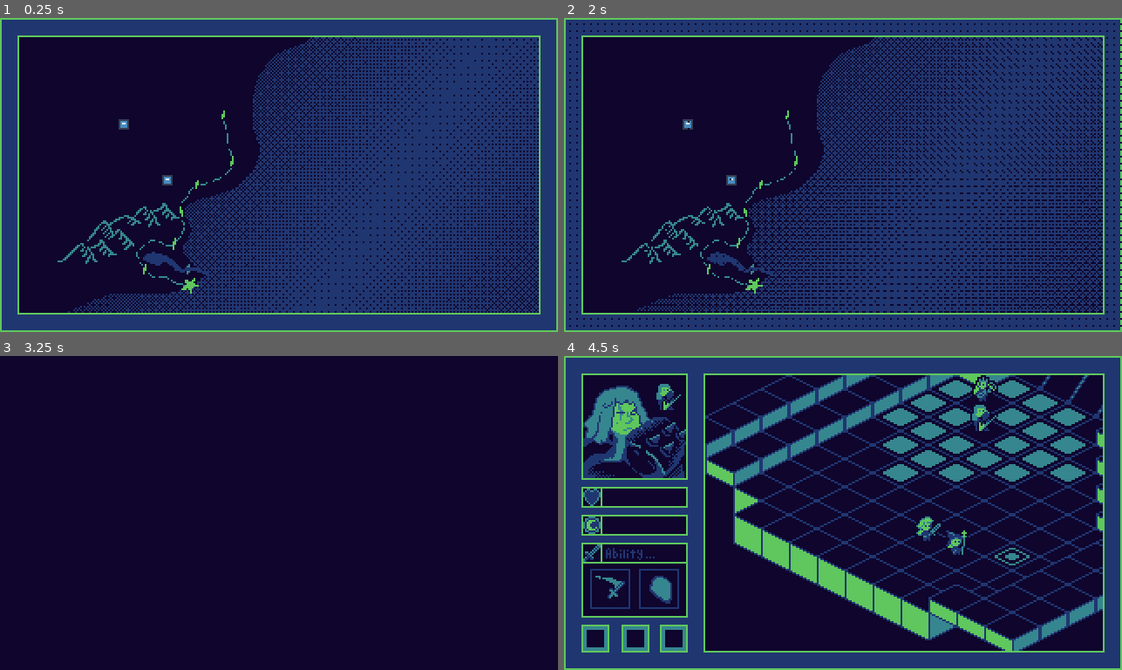
Above: before the commit, frames 1-4 (two rows, left to right).
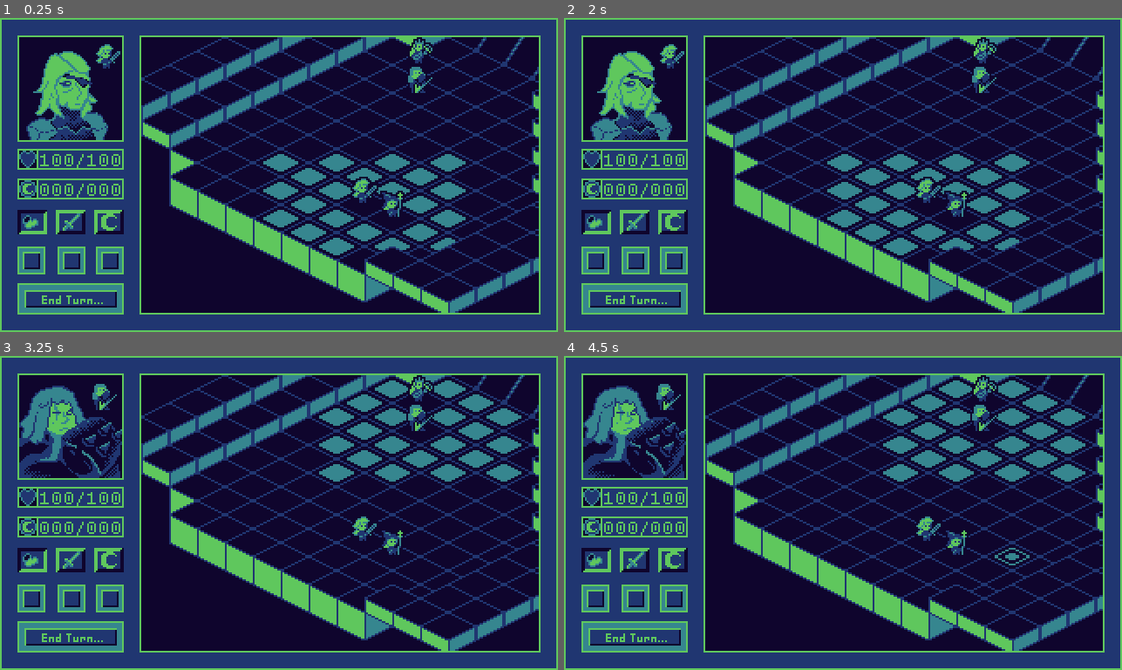
Above: after the commit, the same moments.

Repository: NoahLPoteat/CapstoneProject
Game: Godot game, scene res://src/gameplay/prototypes/game_prototype.tscn
Same seed, same stepped clock (60 frames per second), same inputs: the game is played once before the commit and once after it. The engine's default icon, where the game draws it, is replaced by a stand-in: a white triangle on a blue panel in a dark square.
Inputs (mouse positions are in pixels of both pictures, inside the frame that each line leads up to):
- Up to frame 1 (0.25 s): no input
- Up to frame 2 (2 s): tap Enter at 0.5 s; move the mouse to (686, 124) at 0.52 s; click (686, 124) at 0.67 s; move the mouse to (731, 181) at 1.27 s; click (731, 181) at 1.42 s
- Up to frame 3 (3.25 s): move the mouse to (334, 443) at 2.02 s; click (334, 443) at 2.17 s; tap Space (debug_turn_skip) at 2.75 s; move the mouse to (251, 575) at 2.77 s; click (251, 575) at 2.92 s
- Up to frame 4 (4.5 s): move the mouse to (1010, 560) at 3.52 s; click (1010, 560) at 3.67 s; tap Enter at 4.25 s; move the mouse to (675, 465) at 4.27 s; click (675, 465) at 4.42 s

The runs differ from the first frame. In frame 1, 57% of the frame differs, in the area x 3-97%, y 5-95%; in frame 2, 56%; in frame 3, 53%; in frame 4, 7.2%.

Commit message:
GUI and Mouse Update
Prettied up the GUI and implemented mouse / screen only controls

Diff:
--- /dev/null
+++ b/Project/assets/fonts&labels/PixelLabelSettings.tres
@@ -0,0 +1,8 @@
+[gd_resource type="LabelSettings" load_steps=2 format=3 uid="uid://ccfs6ugu3pcqr"]
+
+[ext_resource type="FontFile" uid="uid://dmlw1g48os6em" path="res://assets/fonts&labels/dogicapixel.ttf" id="1_jblaw"]
+
+[resource]
+font = ExtResource("1_jblaw")
+font_size = 8
+font_color = Color(0.37254903, 0.78039217, 0.3647059, 1)
--- /dev/null
+++ b/Project/src/gameplay/prototypes/active_unit_button_ctr.gd
@@ -0,0 +1,57 @@
+class_name UnitButton extends Control
+signal button_pressed(choice: BUTTON_CHOICE)
+
+@onready var abiBut: TextureRect = $AbilityButtonUp
+@onready var strBut: TextureRect = $StrikeButtonUp
+@onready var movBut: TextureRect = $MoveButtonUp
+
+enum BUTTON_CHOICE {
+	ABILITY,
+	STRIKE,
+	MOVEMENT
+}
+
+func update(x: BattleScreen.TURN_STATES):
+	match x:
+		BattleScreen.TURN_STATES.MOVING:
+			_update(BUTTON_CHOICE.MOVEMENT)
+		BattleScreen.TURN_STATES.STRIKING:
+			_update(BUTTON_CHOICE.STRIKE)
+		BattleScreen.TURN_STATES.ABILITY:
+			_update(BUTTON_CHOICE.ABILITY)
+
+#Hide buttonUp for the button we want down
+func _update(choice: BUTTON_CHOICE):
+
+	match choice:
+		BUTTON_CHOICE.MOVEMENT:
+			abiBut.visible = true
+			strBut.visible = true
+			movBut.visible = false
+		BUTTON_CHOICE.ABILITY:
+			abiBut.visible = false
+			strBut.visible = true
+			movBut.visible = true
+		BUTTON_CHOICE.STRIKE:
+			abiBut.visible = true
+			strBut.visible = false
+			movBut.visible = true
+		_:
+			abiBut.visible = true
+			strBut.visible = true
+			movBut.visible = true
+
+
+func _on_mov_but_detec_input_event(viewport: Node, event: InputEvent, shape_idx: int) -> void:
+	if event is InputEventMouseButton and event:
+		button_pressed.emit(BUTTON_CHOICE.MOVEMENT)
+
+
+func _on_str_but_detect_input_event(viewport: Node, event: InputEvent, shape_idx: int) -> void:
+	if event is InputEventMouseButton:
+		button_pressed.emit(BUTTON_CHOICE.STRIKE)
+
+
+func _on_abi_but_detec_input_event(viewport: Node, event: InputEvent, shape_idx: int) -> void:
+	if event is InputEventMouseButton:
+		button_pressed.emit(BUTTON_CHOICE.ABILITY)
--- a/Project/src/gameplay/prototypes/battle_gui.gd
+++ b/Project/src/gameplay/prototypes/battle_gui.gd
@@ -1,6 +1,12 @@
 extends Control
 
 @onready var portrait_gui: TextureRect = $Portrait
+@onready var movement_left_display: Control = $MovementLeftDis
+@onready var health_label: Label = $HealthLabel
+@onready var active_button: Control = $ActiveUnitButtonCtr
 
-func update_gui(new_char: UnitBase):
+func update_gui(new_char: UnitBase, battle_phase: BattleScreen.BATTLE_PHASES, turn_state: BattleScreen.TURN_STATES):
 	portrait_gui.texture = new_char.portrait_texture
+	movement_left_display.update(new_char.movement_left)
+	health_label.text = str(new_char.health) + "/" + str(new_char.max_health)
+	active_button.update(turn_state)
--- a/Project/src/gameplay/prototypes/battle_map_controller.gd
+++ b/Project/src/gameplay/prototypes/battle_map_controller.gd
@@ -1,6 +1,6 @@
 class_name BattleMapControl extends Node2D
 signal turn_changed()
-signal update_gui()
+signal update_gui(unit: UnitBase)
 
 var nav_sys = AStar2D.new()
 
@@ -65,6 +65,9 @@
 			unit.position = to_pos_local -  - Vector2(0, -8)
 
 			unit.movement_left -= dist
+
+			if not dist_override:
+				update_gui.emit()
 
 
 enum atlas_enum {
--- a/Project/src/gameplay/prototypes/battle_screen_controller.gd
+++ b/Project/src/gameplay/prototypes/battle_screen_controller.gd
@@ -4,10 +4,20 @@
 @onready var battle_map_controller: BattleMapControl = $SubViewportContainer/SubViewport/BattleMapController
 @onready var overlay_node: Control = $BattleGUI
 
+enum BATTLE_PHASES{
+	NONE,
+	PLACEMENT,
+	ALLY_TURN,
+	ENEMY_TURN,
+	END_SCREEN
+}
+
+var current_battle_phase: BATTLE_PHASES
+
 enum TURN_STATES {
 	MOVING,
-	ATTACKING,
-	END_IDLE
+	STRIKING,
+	ABILITY
 }
 
 ##Used solely for checking if mouse input is in the subviewport
@@ -37,7 +47,7 @@
 
 			for tile in old_tiles:
 				battle_map_controller.highlight_tile(battle_map_controller.atlas_enum.DEF, tile, true)
-
+			old_tiles = []
 			var moves_left = current_unit.movement_left
 			##Highlight tiles based on units available spaces left
 			for x in range(moves_left * -1, moves_left + 1):
@@ -49,12 +59,21 @@
 						old_tiles.append(to_pos)
 
 
-		TURN_STATES.ATTACKING:
-			##Get ability unit is attempting to use / active and highlight
-			##	valid target tiles
-			pass
-		TURN_STATES.END_IDLE:
-			##if unit enemy, maybe way a second then end turn :)
+		TURN_STATES.STRIKING:
+			##Cover tiles valid in current units strike distance
+			##	Use similar structure to the moving tiles (but different atl)
+			##Mouse Detection in lower node will be handling finer details
+			for tile in old_tiles:
+				battle_map_controller.highlight_tile(battle_map_controller.atlas_enum.DEF, tile, true)
+			old_tiles = []
+
+			pass
+		TURN_STATES.ABILITY:
+			## Get units current chosen ability, mark all tiles in range
+			for tile in old_tiles:
+				battle_map_controller.highlight_tile(battle_map_controller.atlas_enum.DEF, tile, true)
+			old_tiles = []
+
 			pass
 		_:
 			pass
@@ -73,6 +92,8 @@
 			##Change them each to the atl coord of the moveable tile
 
 
+			pass
+		_:
 			pass
 
 func state_left(old_state: TURN_STATES):
@@ -117,16 +138,24 @@
 	if event is InputEventMouse:
 		var pos = event.global_position
 		if sub_view_rect.has_point(pos) and self.visible:
-			if event is InputEventMouseButton:
-				battle_map_controller.attempt_move_unit(pos, current_unit)
-
-			elif event is InputEventMouseMotion:
+			match current_state:
+				TURN_STATES.MOVING:
+					if event is InputEventMouseButton:
+						battle_map_controller.attempt_move_unit(pos, current_unit)
+				TURN_STATES.STRIKING:
+					pass
+				TURN_STATES.ABILITY:
+					pass
+				_:
+					pass
+
+			if event is InputEventMouseMotion:
 				battle_map_controller.hovering_tile(pos)
 
 
 ##Updates the overlay GUI with the new unit data
 func update_gui():
-	overlay_node.update_gui(current_unit)
+	overlay_node.update_gui(current_unit, current_battle_phase, current_state)
 
 func next_turn():
 	#print("turn changed")
@@ -174,3 +203,31 @@
 
 func retrieve_units():
 	return battle_map_controller.get_units_arr()
+
+
+func _on_active_unit_button_ctr_button_pressed(choice: UnitButton.BUTTON_CHOICE) -> void:
+	match choice:
+		UnitButton.BUTTON_CHOICE.MOVEMENT:
+			if current_state == TURN_STATES.MOVING:
+				return
+			else:
+				change_unit_state(TURN_STATES.MOVING)
+				update_gui()
+		UnitButton.BUTTON_CHOICE.STRIKE:
+			if current_state == TURN_STATES.STRIKING:
+				return
+			else:
+				change_unit_state(TURN_STATES.STRIKING)
+				update_gui()
+		UnitButton.BUTTON_CHOICE.ABILITY:
+			if current_state == TURN_STATES.ABILITY:
+				return
+			else:
+				change_unit_state(TURN_STATES.ABILITY)
+				update_gui()
+		_:
+			pass
+
+
+func _on_end_turn_end_turn_button_pressed() -> void:
+	next_turn()
--- /dev/null
+++ b/Project/src/gameplay/prototypes/end_turn.gd
@@ -0,0 +1,21 @@
+extends Control
+signal end_turn_button_pressed()
+
+@onready var end_up: TextureRect = $EndUp
+
+var pressed: bool = false
+
+func _on_area_2d_input_event(viewport: Node, event: InputEvent, shape_idx: int) -> void:
+	if event is InputEventMouseButton:
+		if not pressed:
+			end_up.visible = false
+			end_turn_button_pressed.emit()
+			pressed = true
+		else:
+			end_up.visible = true
+			pressed = false
+
+
+func _on_area_2d_mouse_exited() -> void:
+	end_up.visible = true
+	pressed = false
--- a/Project/src/gameplay/prototypes/game_prototype.tscn
+++ b/Project/src/gameplay/prototypes/game_prototype.tscn
@@ -1,7 +1,6 @@
-[gd_scene load_steps=19 format=3 uid="uid://vyvnt6xkcn2d"]
+[gd_scene load_steps=35 format=3 uid="uid://vyvnt6xkcn2d"]
 
 [ext_resource type="Script" uid="uid://dsqrh11elmfx5" path="res://src/gameplay/prototypes/game.gd" id="1_4dq4k"]
-[ext_resource type="Texture2D" uid="uid://clt1e2g8xluai" path="res://assets/art/ui/battle_map_gui/BattleGUIFrame-Empty.png" id="2_utvfa"]
 [ext_resource type="Script" uid="uid://cyfqqttarqlg6" path="res://src/gameplay/prototypes/battle_screen_controller.gd" id="2_wyd14"]
 [ext_resource type="PackedScene" uid="uid://cu0oyqg0re8sc" path="res://src/gameplay/prototypes/battle_map_controller.tscn" id="2_yhlpg"]
 [ext_resource type="Texture2D" uid="uid://cxh3p0hntn5kn" path="res://assets/art/ui/world_map_gui/WorldMap_proto_inner.png" id="3_e6p4r"]
@@ -9,10 +8,31 @@
 [ext_resource type="Texture2D" uid="uid://b53aq5ur204uh" path="res://assets/art/ui/world_map_gui/WorldMap_proto_frame.png" id="4_r4dsk"]
 [ext_resource type="Script" uid="uid://bhu0m2jj72ojx" path="res://src/gameplay/prototypes/battle_gui.gd" id="4_r80b6"]
 [ext_resource type="Texture2D" uid="uid://bistwo6yjxmqh" path="res://icon.svg" id="5_mqqr1"]
+[ext_resource type="Texture2D" uid="uid://clwnq2p75x744" path="res://assets/art/ui/battle_map_gui/GUI Design Prototype BG.png" id="5_ooegf"]
 [ext_resource type="Script" uid="uid://0etskjq4ec44" path="res://src/gameplay/prototypes/map_node_controller.gd" id="5_qwj7d"]
 [ext_resource type="Script" uid="uid://b0p1qotwa48bv" path="res://src/gameplay/world_maps/map_node.gd" id="6_4dq4k"]
+[ext_resource type="LabelSettings" uid="uid://ccfs6ugu3pcqr" path="res://assets/fonts&labels/PixelLabelSettings.tres" id="6_dmcc4"]
+[ext_resource type="Script" uid="uid://djgiplfhdvyh3" path="res://src/gameplay/prototypes/movement_left_dis.gd" id="7_dmcc4"]
+[ext_resource type="Script" uid="uid://csyh78wqgu78n" path="res://src/gameplay/prototypes/active_unit_button_ctr.gd" id="7_yrn74"]
+[ext_resource type="Texture2D" uid="uid://l17dyuel7t7v" path="res://assets/art/ui/battle_map_gui/GUIMovementSelectNodeDown.png" id="8_00fvs"]
+[ext_resource type="Texture2D" uid="uid://cvjvfn3xo0jbn" path="res://assets/art/ui/battle_map_gui/GUIMovementLeftNodeDown.png" id="9_igv4w"]
+[ext_resource type="Texture2D" uid="uid://rtw8wietsedn" path="res://assets/art/ui/battle_map_gui/GUIMovementSelectNodeUp.png" id="9_p7w2p"]
 [ext_resource type="Shader" uid="uid://bvp114koaqxce" path="res://shaders/dither_trans.gdshader" id="10_3ykrj"]
+[ext_resource type="Texture2D" uid="uid://cc1b7xxubswau" path="res://assets/art/ui/battle_map_gui/GUIStrikeSelectNodeDown.png" id="10_iufsc"]
+[ext_resource type="Texture2D" uid="uid://bhtw1dj5g3jjy" path="res://assets/art/ui/battle_map_gui/GUIMovementLeftNodeUp.png" id="10_u71m5"]
 [ext_resource type="Script" uid="uid://dlakwuuc8rn70" path="res://src/gameplay/prototypes/transition_node.gd" id="10_yhlpg"]
+[ext_resource type="Texture2D" uid="uid://ch55vtkgv4jly" path="res://assets/art/ui/battle_map_gui/GUIStrikeSelectNodeUp.png" id="11_kc0fq"]
+[ext_resource type="Texture2D" uid="uid://b0pgvv2da6nqn" path="res://assets/art/ui/battle_map_gui/GUIAbilitySelectNodeDown.png" id="12_h14kp"]
+[ext_resource type="Texture2D" uid="uid://cnpt5ovr5lfqd" path="res://assets/art/ui/battle_map_gui/GUIAbilitySelectNodeUp.png" id="13_bhsri"]
+[ext_resource type="Texture2D" uid="uid://622v3iyoy0yj" path="res://assets/art/ui/battle_map_gui/GUIEndTurnButtonDown.png" id="17_iufsc"]
+[ext_resource type="Script" uid="uid://b0yty6v8jxua6" path="res://src/gameplay/prototypes/end_turn.gd" id="17_kc0fq"]
+[ext_resource type="Texture2D" uid="uid://co51310qlvewy" path="res://assets/art/ui/battle_map_gui/GUIEndTurnButtonUp.png" id="18_kc0fq"]
+
+[sub_resource type="RectangleShape2D" id="RectangleShape2D_00fvs"]
+size = Vector2(17, 14)
+
+[sub_resource type="RectangleShape2D" id="RectangleShape2D_h14kp"]
+size = Vector2(59, 16)
 
 [sub_resource type="PackedScene" id="PackedScene_yhlpg"]
 
@@ -45,7 +65,6 @@
 script = ExtResource("1_4dq4k")
 
 [node name="BattleScreenController" type="Control" parent="Game"]
-visible = false
 layout_mode = 1
 anchors_preset = 15
 anchor_right = 1.0
@@ -84,7 +103,7 @@
 handle_input_locally = false
 canvas_item_default_texture_filter = 0
 size = Vector2i(228, 158)
-render_target_update_mode = 0
+render_target_update_mode = 4
 
 [node name="BattleMapController" parent="Game/BattleScreenController/SubViewportContainer/SubViewport" instance=ExtResource("2_yhlpg")]
 
@@ -105,7 +124,7 @@
 anchor_bottom = 1.0
 grow_horizontal = 2
 grow_vertical = 2
-texture = ExtResource("2_utvfa")
+texture = ExtResource("5_ooegf")
 
 [node name="Portrait" type="TextureRect" parent="Game/BattleScreenController/BattleGUI"]
 layout_mode = 0
@@ -114,7 +133,193 @@
 offset_right = 70.0
 offset_bottom = 70.0
 
+[node name="HealthLabel" type="Label" parent="Game/BattleScreenController/BattleGUI"]
+layout_mode = 0
+offset_left = 22.0
+offset_top = 77.0
+offset_right = 70.0
+offset_bottom = 87.0
+mouse_filter = 1
+text = "000/000"
+label_settings = ExtResource("6_dmcc4")
+vertical_alignment = 1
+clip_text = true
+
+[node name="SyzygiamLabel" type="Label" parent="Game/BattleScreenController/BattleGUI"]
+layout_mode = 0
+offset_left = 22.0
+offset_top = 94.0
+offset_right = 70.0
+offset_bottom = 104.0
+mouse_filter = 1
+text = "000/000"
+label_settings = ExtResource("6_dmcc4")
+vertical_alignment = 1
+
+[node name="ActiveUnitButtonCtr" type="Control" parent="Game/BattleScreenController/BattleGUI"]
+anchors_preset = 0
+offset_right = 40.0
+offset_bottom = 40.0
+mouse_filter = 1
+script = ExtResource("7_yrn74")
+
+[node name="MoveButtonDown" type="TextureRect" parent="Game/BattleScreenController/BattleGUI/ActiveUnitButtonCtr"]
+layout_mode = 0
+offset_left = 10.0
+offset_top = 110.0
+offset_right = 27.0
+offset_bottom = 124.0
+texture = ExtResource("8_00fvs")
+
+[node name="MoveButtonUp" type="TextureRect" parent="Game/BattleScreenController/BattleGUI/ActiveUnitButtonCtr"]
+layout_mode = 0
+offset_left = 10.0
+offset_top = 110.0
+offset_right = 27.0
+offset_bottom = 124.0
+texture = ExtResource("9_p7w2p")
+
+[node name="MovButDetec" type="Area2D" parent="Game/BattleScreenController/BattleGUI/ActiveUnitButtonCtr"]
+position = Vector2(10, 110)
+
+[node name="CollisionShape2D" type="CollisionShape2D" parent="Game/BattleScreenController/BattleGUI/ActiveUnitButtonCtr/MovButDetec"]
+position = Vector2(8.5, 7)
+shape = SubResource("RectangleShape2D_00fvs")
+
+[node name="StrikeButtonDown" type="TextureRect" parent="Game/BattleScreenController/BattleGUI/ActiveUnitButtonCtr"]
+layout_mode = 0
+offset_left = 32.0
+offset_top = 110.0
+offset_right = 49.0
+offset_bottom = 124.0
+texture = ExtResource("10_iufsc")
+
+[node name="StrikeButtonUp" type="TextureRect" parent="Game/BattleScreenController/BattleGUI/ActiveUnitButtonCtr"]
+layout_mode = 0
+offset_left = 32.0
+offset_top = 110.0
+offset_right = 49.0
+offset_bottom = 124.0
+texture = ExtResource("11_kc0fq")
+
+[node name="StrButDetect" type="Area2D" parent="Game/BattleScreenController/BattleGUI/ActiveUnitButtonCtr"]
+position = Vector2(32, 110)
+
+[node name="CollisionShape2D" type="CollisionShape2D" parent="Game/BattleScreenController/BattleGUI/ActiveUnitButtonCtr/StrButDetect"]
+position = Vector2(8.5, 7)
+shape = SubResource("RectangleShape2D_00fvs")
+
+[node name="AbilityButtonDown" type="TextureRect" parent="Game/BattleScreenController/BattleGUI/ActiveUnitButtonCtr"]
+layout_mode = 0
+offset_left = 54.0
+offset_top = 110.0
+offset_right = 71.0
+offset_bottom = 124.0
+texture = ExtResource("12_h14kp")
+
+[node name="AbilityButtonUp" type="TextureRect" parent="Game/BattleScreenController/BattleGUI/ActiveUnitButtonCtr"]
+layout_mode = 0
+offset_left = 54.0
+offset_top = 110.0
+offset_right = 71.0
+offset_bottom = 124.0
+texture = ExtResource("13_bhsri")
+
+[node name="AbiButDetec" type="Area2D" parent="Game/BattleScreenController/BattleGUI/ActiveUnitButtonCtr"]
+position = Vector2(54, 110)
+
+[node name="CollisionShape2D" type="CollisionShape2D" parent="Game/BattleScreenController/BattleGUI/ActiveUnitButtonCtr/AbiButDetec"]
+position = Vector2(8.5, 7)
+shape = SubResource("RectangleShape2D_00fvs")
+
+[node name="MovementLeftDis" type="Control" parent="Game/BattleScreenController/BattleGUI"]
+layout_mode = 1
+anchors_preset = 15
+anchor_right = 1.0
+anchor_bottom = 1.0
+offset_left = 10.0
+offset_top = 131.0
+offset_right = -249.0
+offset_bottom = -33.0
+grow_horizontal = 2
+grow_vertical = 2
+mouse_filter = 1
+script = ExtResource("7_dmcc4")
+
+[node name="MovePanelDown1" type="TextureRect" parent="Game/BattleScreenController/BattleGUI/MovementLeftDis"]
+layout_mode = 0
+offset_right = 16.0
+offset_bottom = 16.0
+texture = ExtResource("9_igv4w")
+expand_mode = 1
+
+[node name="MovePanelUp1" type="TextureRect" parent="Game/BattleScreenController/BattleGUI/MovementLeftDis"]
+layout_mode = 0
+offset_right = 16.0
+offset_bottom = 16.0
+texture = ExtResource("10_u71m5")
+expand_mode = 1
+
+[node name="MovePanelDown2" type="TextureRect" parent="Game/BattleScreenController/BattleGUI/MovementLeftDis"]
+layout_mode = 0
+offset_left = 23.0
+offset_right = 39.0
+offset_bottom = 16.0
+texture = ExtResource("9_igv4w")
+expand_mode = 1
+
+[node name="MovePanelUp2" type="TextureRect" parent="Game/BattleScreenController/BattleGUI/MovementLeftDis"]
+layout_mode = 0
+offset_left = 23.0
+offset_right = 39.0
+offset_bottom = 16.0
+texture = ExtResource("10_u71m5")
+expand_mode = 1
+
+[node name="MovePanelDown3" type="TextureRect" parent="Game/BattleScreenController/BattleGUI/MovementLeftDis"]
+layout_mode = 0
+offset_left = 45.0
+offset_right = 61.0
+offset_bottom = 16.0
+texture = ExtResource("9_igv4w")
+expand_mode = 1
+
+[node name="MovePanelUp3" type="TextureRect" parent="Game/BattleScreenController/BattleGUI/MovementLeftDis"]
+layout_mode = 0
+offset_left = 45.0
+offset_right = 61.0
+offset_bottom = 16.0
+texture = ExtResource("10_u71m5")
+expand_mode = 1
+
+[node name="EndTurn" type="Control" parent="Game/BattleScreenController/BattleGUI"]
+anchors_preset = 0
+offset_left = 10.0
+offset_top = 152.0
+offset_right = 71.0
+offset_bottom = 170.0
+script = ExtResource("17_kc0fq")
+
+[node name="EndDown" type="TextureRect" parent="Game/BattleScreenController/BattleGUI/EndTurn"]
+layout_mode = 0
+offset_right = 61.0
+offset_bottom = 18.0
+texture = ExtResource("17_iufsc")
+
+[node name="EndUp" type="TextureRect" parent="Game/BattleScreenController/BattleGUI/EndTurn"]
+layout_mode = 0
+offset_right = 61.0
+offset_bottom = 18.0
+texture = ExtResource("18_kc0fq")
+
+[node name="Area2D" type="Area2D" parent="Game/BattleScreenController/BattleGUI/EndTurn"]
+
+[node name="CollisionShape2D" type="CollisionShape2D" parent="Game/BattleScreenController/BattleGUI/EndTurn/Area2D"]
+position = Vector2(30.5, 9)
+shape = SubResource("RectangleShape2D_h14kp")
+
 [node name="WorldMapController" type="Control" parent="Game"]
+visible = false
 layout_mode = 1
 anchors_preset = 15
 anchor_right = 1.0
@@ -209,6 +414,14 @@
 grow_vertical = 2
 texture = SubResource("GradientTexture2D_wyd14")
 
+[connection signal="update_gui" from="Game/BattleScreenController/SubViewportContainer/SubViewport/BattleMapController" to="Game/BattleScreenController" method="update_gui"]
+[connection signal="button_pressed" from="Game/BattleScreenController/BattleGUI/ActiveUnitButtonCtr" to="Game/BattleScreenController" method="_on_active_unit_button_ctr_button_pressed"]
+[connection signal="input_event" from="Game/BattleScreenController/BattleGUI/ActiveUnitButtonCtr/MovButDetec" to="Game/BattleScreenController/BattleGUI/ActiveUnitButtonCtr" method="_on_mov_but_detec_input_event"]
+[connection signal="input_event" from="Game/BattleScreenController/BattleGUI/ActiveUnitButtonCtr/StrButDetect" to="Game/BattleScreenController/BattleGUI/ActiveUnitButtonCtr" method="_on_str_but_detect_input_event"]
+[connection signal="input_event" from="Game/BattleScreenController/BattleGUI/ActiveUnitButtonCtr/AbiButDetec" to="Game/BattleScreenController/BattleGUI/ActiveUnitButtonCtr" method="_on_abi_but_detec_input_event"]
+[connection signal="end_turn_button_pressed" from="Game/BattleScreenController/BattleGUI/EndTurn" to="Game/BattleScreenController" method="_on_end_turn_end_turn_button_pressed"]
+[connection signal="input_event" from="Game/BattleScreenController/BattleGUI/EndTurn/Area2D" to="Game/BattleScreenController/BattleGUI/EndTurn" method="_on_area_2d_input_event"]
+[connection signal="mouse_exited" from="Game/BattleScreenController/BattleGUI/EndTurn/Area2D" to="Game/BattleScreenController/BattleGUI/EndTurn" method="_on_area_2d_mouse_exited"]
 [connection signal="map_node_clicked" from="Game/WorldMapController" to="Game" method="_on_world_map_controller_map_node_clicked"]
 [connection signal="node_clicked" from="Game/WorldMapController/MapNodeController" to="Game/WorldMapController" method="_on_map_node_controller_node_clicked"]
 [connection signal="input_event" from="Game/WorldMapController/MapNodeController/TestMapNode/ClickDetection" to="Game/WorldMapController/MapNodeController/TestMapNode" method="_on_click_detection_input_event"]
--- /dev/null
+++ b/Project/src/gameplay/prototypes/movement_left_dis.gd
@@ -0,0 +1,27 @@
+extends Control
+
+@onready var pan1: TextureRect = $MovePanelUp1
+@onready var pan2: TextureRect = $MovePanelUp2
+@onready var pan3: TextureRect = $MovePanelUp3
+func update(in_num: int):
+	match in_num:
+		0:
+			pan1.visible = false
+			pan2.visible = false
+			pan3.visible = false
+			return
+		1:
+			pan1.visible = true
+			pan2.visible = false
+			pan3.visible = false
+			return
+		2:
+			pan1.visible = true
+			pan2.visible = true
+			pan3.visible = false
+			return
+		_:
+			pan1.visible = true
+			pan2.visible = true
+			pan3.visible = true
+			return
--- a/Project/src/gameplay/units/unit.gd
+++ b/Project/src/gameplay/units/unit.gd
@@ -3,6 +3,7 @@
 @export var unit_name: String = "Enter Name..."
 @export var unit_class : UnitClass
 @export var portrait_texture: Texture2D
+@export var is_ally: bool
 
 var damage_mod: float = 1.0
 var hit_chance_mod: float = 1.0
@@ -14,10 +15,12 @@
 @export var starting_pos: Vector2i = Vector2i(0, 0)
 
 #stats determined by class
-var health: int = 0
-var mana: int = 0
-var mana_recovery: int = 0
-var movement_left: int = 3
+@export var health: int = 100
+@export var max_health: int = 100
+@export var mana: int = 0
+@export var mana_recovery: int = 0
+@export var movement_left: int = 3
+
 
 #For now each unit will just have a static sprite
 #	In the future I want them to be animated
Binary file added: Project/assets/art/ui/battle_map_gui/GUI Design Prototype BG.png
Not shown, added: Project/assets/art/ui/battle_map_gui/GUI Design Prototype BG.png.import
Binary file added: Project/assets/art/ui/battle_map_gui/GUIAbilitySelectNodeDown.png
Not shown, added: Project/assets/art/ui/battle_map_gui/GUIAbilitySelectNodeDown.png.import
Binary file added: Project/assets/art/ui/battle_map_gui/GUIAbilitySelectNodeUp.png
Not shown, added: Project/assets/art/ui/battle_map_gui/GUIAbilitySelectNodeUp.png.import
Binary file added: Project/assets/art/ui/battle_map_gui/GUIEndTurnButtonDown.png
Not shown, added: Project/assets/art/ui/battle_map_gui/GUIEndTurnButtonDown.png.import
Binary file added: Project/assets/art/ui/battle_map_gui/GUIEndTurnButtonUp.png
Not shown, added: Project/assets/art/ui/battle_map_gui/GUIEndTurnButtonUp.png.import
Binary file added: Project/assets/art/ui/battle_map_gui/GUIMovementLeftNodeDown.png
Not shown, added: Project/assets/art/ui/battle_map_gui/GUIMovementLeftNodeDown.png.import
(and 19 more such lines)
